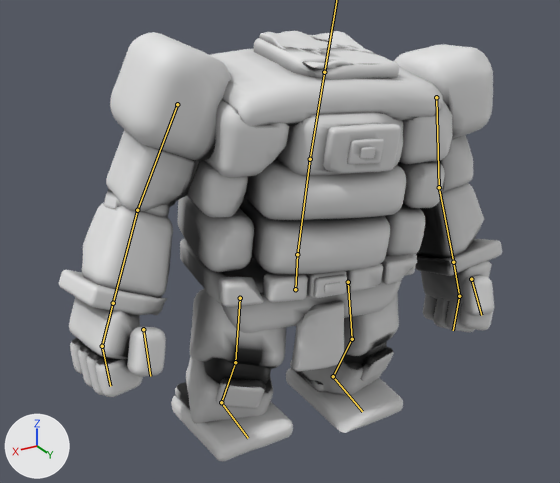
Two versions of the glTF model assets/models/headless_body.glb, one commit apart.
Before and after are seen from a camera (50 mm lens) standing at (6.7, 11.1, 9.17) and looking at (0.38, 0.58, 3.91). Every picture has the same lights, and +X, +Y and +Z are marked at lower left. The older version comes first. Both versions are drawn at frame 7 of the action 'turn_open_r'; the numbers are the values there. The bones that change, and the others that lie on the model, are drawn over the model as lines.

Objects in the first picture: 'Body'.
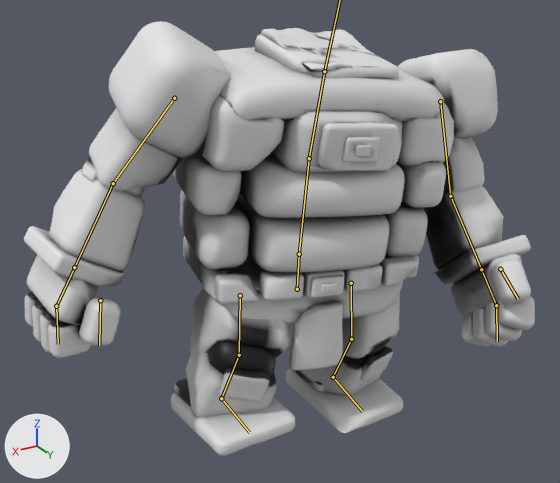
Location of each change, [x1, y1, x2, y2] in pixels of the pictures (560 x 483 px):
'Body', posed (15% wider): before [59, 31, 502, 461]; after [24, 21, 535, 456]
bone 'hips', root to tip: before (295, 289) to (297, 254); after (297, 289) to (299, 254)
bone 'spine', root to tip: before (297, 254) to (310, 159); after (299, 254) to (309, 158)
bone 'chest', root to tip: before (310, 159) to (324, 72); after (309, 158) to (324, 71)
bone 'upper_arm.L', root to tip: before (436, 97) to (439, 187); after (440, 101) to (450, 196)
bone 'forearm.L', root to tip: before (439, 187) to (453, 262); after (450, 196) to (481, 269)
bone 'upper_arm.R', root to tip: before (177, 104) to (137, 210); after (174, 98) to (113, 183)
bone 'forearm.R', root to tip: before (137, 210) to (113, 303); after (113, 183) to (74, 267)
bone 'thigh.L', root to tip: before (348, 282) to (352, 339); after (351, 283) to (351, 339)
bone 'shin.L', root to tip: before (352, 339) to (333, 376); after (351, 339) to (333, 377)
bone 'thigh.R', root to tip: before (240, 298) to (235, 362); after (240, 295) to (239, 355)
bone 'shin.R', root to tip: before (235, 362) to (221, 402); after (239, 355) to (221, 398)
bone 'foot.R', root to tip: before (221, 402) to (248, 438); after (221, 398) to (249, 432)

What changed in the scene script:
```text
Change bone_hips:
    where bone_hips = bpy.data.objects['HeadlessBodyRig'].pose.bones['hips']  # child of 'root'
    bone_hips.location: (-0.32, -0.04, 0.0) -> (-0.35, -0.03, 0.0)
    bone_hips.rotation_quaternion: (0.998, 0.002, -0.065, 0.026) -> (0.995, 0.003, -0.099, 0.027)  # degrees (0, -7, 3) -> degrees (0, -11, 3)
Change bone_spine:
    where bone_spine = bpy.data.objects['HeadlessBodyRig'].pose.bones['spine']  # child of 'hips'
    bone_spine.rotation_quaternion: (0.999, -0.023, -0.001, 0.026) -> (1.0, -0.013, 0.0, 0.018)  # degrees (-3, 0, 3) -> degrees (-2, 0, 2)
Change bone_chest:
    where bone_chest = bpy.data.objects['HeadlessBodyRig'].pose.bones['chest']  # child of 'spine'
    bone_chest.rotation_quaternion: (0.997, -0.044, 0.058, -0.003) -> (0.997, -0.045, 0.064, 0.016)  # degrees (-5, 7, -1) -> degrees (-5, 7, 1)
Change bone_neck:
    where bone_neck = bpy.data.objects['HeadlessBodyRig'].pose.bones['neck']  # child of 'chest'
    bone_neck.rotation_quaternion: (0.999, 0.0, 0.038, 0.0) -> (0.998, -0.035, 0.052, -0.002)  # degrees (0, 4, 0) -> degrees (-4, 6, 0)
Change bone_upper_arm_l:
    where bone_upper_arm_l = bpy.data.objects['HeadlessBodyRig'].pose.bones['upper_arm.L']  # child of 'chest'
    bone_upper_arm_l.rotation_quaternion: (0.991, 0.094, -0.009, 0.095) -> (0.978, 0.195, -0.014, 0.068)  # degrees (11, -2, 11) -> degrees (22, -3, 7)
Change bone_forearm_l:
    where bone_forearm_l = bpy.data.objects['HeadlessBodyRig'].pose.bones['forearm.L']  # child of 'upper_arm.L'
    bone_forearm_l.rotation_quaternion: (0.993, 0.122, 0.0, 0.0) -> (0.974, 0.227, 0.0, 0.0)  # degrees (14, 0, 0) -> degrees (26, 0, 0)
Change bone_upper_arm_r:
    where bone_upper_arm_r = bpy.data.objects['HeadlessBodyRig'].pose.bones['upper_arm.R']  # child of 'chest'
    bone_upper_arm_r.rotation_quaternion: (0.984, 0.034, 0.006, -0.173) -> (0.967, -0.102, -0.025, -0.234)  # degrees (4, 1, -20) -> degrees (-11, -6, -27)
Change bone_forearm_r:
    where bone_forearm_r = bpy.data.objects['HeadlessBodyRig'].pose.bones['forearm.R']  # child of 'upper_arm.R'
    bone_forearm_r.rotation_quaternion: (0.993, 0.122, 0.0, 0.0) -> (0.985, 0.174, 0.0, 0.0)  # degrees (14, 0, 0) -> degrees (20, 0, 0)
Change bone_thigh_l:
    where bone_thigh_l = bpy.data.objects['HeadlessBodyRig'].pose.bones['thigh.L']  # child of 'hips'
    bone_thigh_l.rotation_quaternion: (0.973, 0.096, -0.208, 0.014) -> (0.968, 0.055, -0.241, 0.008)  # degrees (11, -24, -1) -> degrees (7, -28, -1)
Change bone_shin_l:
    where bone_shin_l = bpy.data.objects['HeadlessBodyRig'].pose.bones['shin.L']  # child of 'thigh.L'
    bone_shin_l.rotation_quaternion: (0.961, -0.277, 0.0, 0.0) -> (0.97, -0.23, 0.0, 0.0)  # degrees (-32, 0, 0) -> degrees (-27, 0, 0)
Change bone_thigh_r:
    where bone_thigh_r = bpy.data.objects['HeadlessBodyRig'].pose.bones['thigh.R']  # child of 'hips'
    bone_thigh_r.rotation_quaternion: (0.961, 0.249, 0.052, -0.109) -> (0.904, 0.405, -0.01, -0.129)  # degrees (28, 9, -11) -> degrees (48, 5, -14)
Change bone_shin_r:
    where bone_shin_r = bpy.data.objects['HeadlessBodyRig'].pose.bones['shin.R']  # child of 'thigh.R'
    bone_shin_r.rotation_quaternion: (0.917, -0.399, 0.0, 0.0) -> (0.855, -0.519, 0.0, 0.0)  # degrees (-47, 0, 0) -> degrees (-63, 0, 0)
Change bone_foot_r:
    where bone_foot_r = bpy.data.objects['HeadlessBodyRig'].pose.bones['foot.R']  # child of 'shin.R'
    bone_foot_r.rotation_quaternion: (0.962, 0.199, 0.067, 0.172) -> (0.959, 0.194, 0.105, 0.175)  # degrees (24, 3, 21) -> degrees (24, 8, 22)
```
